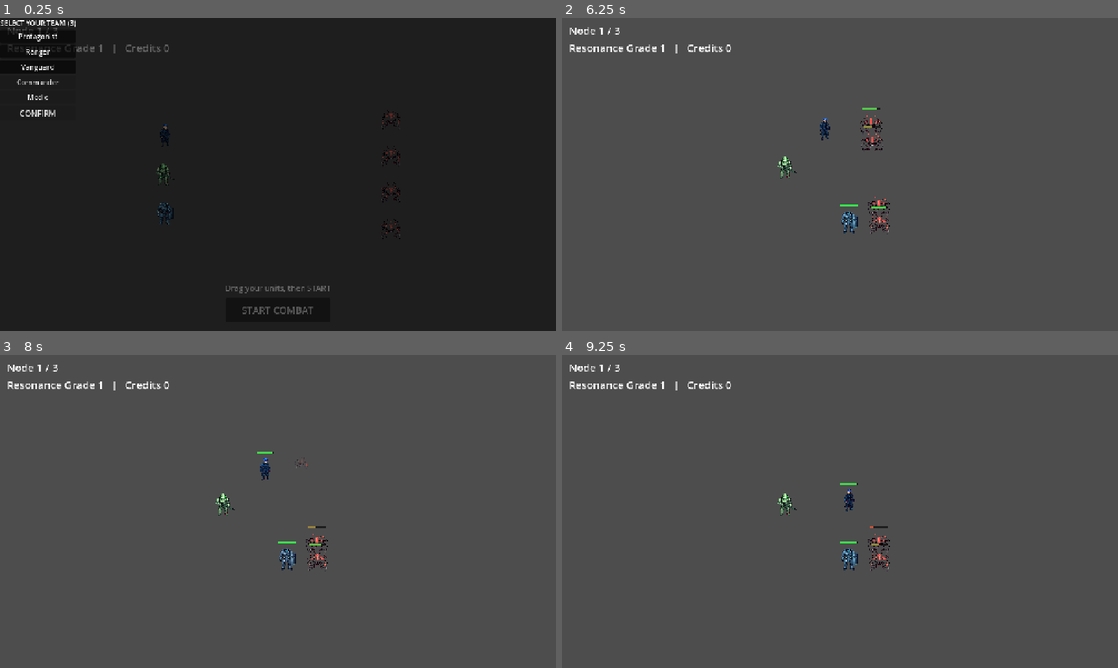
Above: before the commit, frames 1-4 (two rows, left to right).
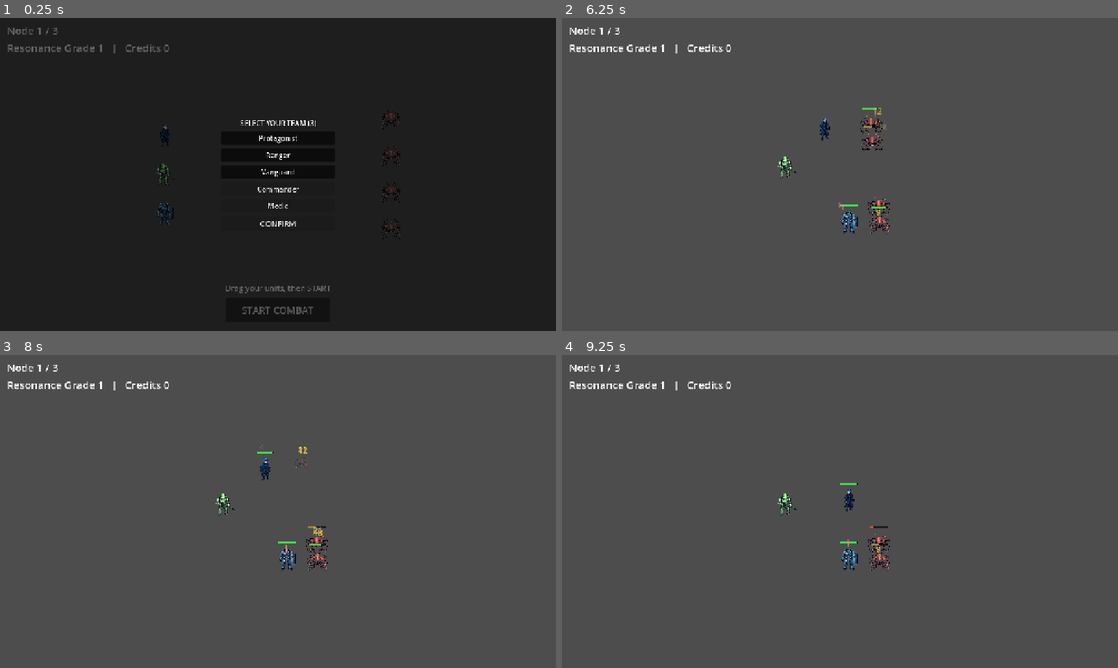
Above: after the commit, the same moments.

Repository: Hwari2929/PROTOCOL-ERRANTEs
Game: Godot game, scene res://scenes/main.tscn
Two runs of this game, one before a commit and one after it. Both use one fixed random seed, a clock stepped at 60 frames per second and the inputs below.
Inputs (mouse positions are in pixels of both pictures, inside the frame that each line leads up to):
- Up to frame 1 (0.25 s): no input
- Up to frame 2 (6.25 s): click "START COMBAT" at 0.5 s; click "START COMBAT" at 1.25 s; click "CONFIRM" at 2 s; click "START COMBAT" at 2.75 s; move the mouse to (962, 158) at 3.52 s; click (962, 158) at 3.67 s; drag from (728, 190) to (812, 237) at 4.27 s; move the mouse to (895, 105) at 5.02 s; click (895, 105) at 5.17 s; drag from (812, 237) to (673, 127) at 5.77 s
- Up to frame 3 (8 s): move the mouse to (444, 558) at 6.52 s; click (444, 558) at 6.67 s; drag from (111, 464) to (194, 433) at 7.27 s
- Up to frame 4 (9.25 s): move the mouse to (867, 511) at 8.02 s; click (867, 511) at 8.17 s; drag from (756, 433) to (728, 527) at 8.77 s

The runs differ from the first frame. In frame 1, 1.1% of the frame differs, in the area x 0-57%, y 0-67%; in frame 2, less than 0.1%; in frame 3, less than 0.1%; in frame 4, less than 0.1%.

Commit message:
feat(juice): floating damage numbers + team-select centering [opus]
- damage_number.gd: floating combat text (drifts up, fades, frees)
- unit.take_damage spawns a number into BattleField (NOT Units, which units_of scans);
  amber for enemy hits, red for player hits
- harden units_of() to only count nodes in group 'unit' (avoids int(null) crash from
  stray children)
- team_select: centre the panel on screen

Co-Authored-By: Claude Opus 4.8 <noreply@anthropic.com>

Diff:
--- a/scripts/battle/battle_field.gd
+++ b/scripts/battle/battle_field.gd
@@ -125,7 +125,7 @@
 func units_of(team: int) -> Array:
 	var out: Array = []
 	for u in units.get_children():
-		if is_instance_valid(u) and int(u.get("team")) == team and int(u.get("hp")) > 0:
+		if is_instance_valid(u) and u.is_in_group("unit") and int(u.get("team")) == team and int(u.get("hp")) > 0:
 			out.append(u)
 	return out
 
--- a/scripts/battle/unit.gd
+++ b/scripts/battle/unit.gd
@@ -110,6 +110,14 @@
 	hp_changed.emit(hp, max_hp)
 	queue_redraw()
 	_flash()
+	# Spawn the floating number into the BattleField (NOT the Units container, whose
+	# children are scanned by units_of()).
+	var host: Node = get_parent()
+	if host != null and host.get_parent() is Node2D:
+		host = host.get_parent()
+	if host is Node2D:
+		var col: Color = Color(1.0, 0.85, 0.3) if team == 1 else Color(1.0, 0.5, 0.5)
+		DamageNumber.spawn(host, global_position, amount, col)
 	if hp <= 0:
 		die()
 
--- /dev/null
+++ b/scripts/ui/damage_number.gd
@@ -0,0 +1,20 @@
+extends Label
+class_name DamageNumber
+## Floating combat damage text. Spawns under a Node2D (world space), drifts up and
+## fades, then frees itself.
+
+static func spawn(parent: Node2D, pos: Vector2, amount: int, color: Color = Color.WHITE) -> void:
+	if parent == null or not is_instance_valid(parent):
+		return
+	var dn: Label = Label.new()
+	dn.text = str(amount)
+	dn.position = pos + Vector2(-8.0, -34.0)
+	dn.z_index = 100
+	dn.add_theme_font_size_override("font_size", 18)
+	dn.add_theme_color_override("font_color", color)
+	parent.add_child(dn)
+	var t: Tween = dn.create_tween()
+	t.set_parallel(true)
+	t.tween_property(dn, "position:y", dn.position.y - 30.0, 0.6)
+	t.tween_property(dn, "modulate:a", 0.0, 0.6)
+	t.finished.connect(dn.queue_free)
--- a/scripts/ui/team_select.gd
+++ b/scripts/ui/team_select.gd
@@ -30,6 +30,16 @@
 	_vbox = VBoxContainer.new()
 	_vbox.name = "TeamSelectVBox"
 	_vbox.alignment = BoxContainer.ALIGNMENT_CENTER
+	_vbox.add_theme_constant_override("separation", 8)
+	# Centre the panel on screen.
+	_vbox.anchor_left = 0.5
+	_vbox.anchor_top = 0.5
+	_vbox.anchor_right = 0.5
+	_vbox.anchor_bottom = 0.5
+	_vbox.offset_left = -130.0
+	_vbox.offset_right = 130.0
+	_vbox.offset_top = -170.0
+	_vbox.offset_bottom = 170.0
 	add_child(_vbox)
 
 	# Title
Not shown, added: scripts/ui/damage_number.gd.uid
